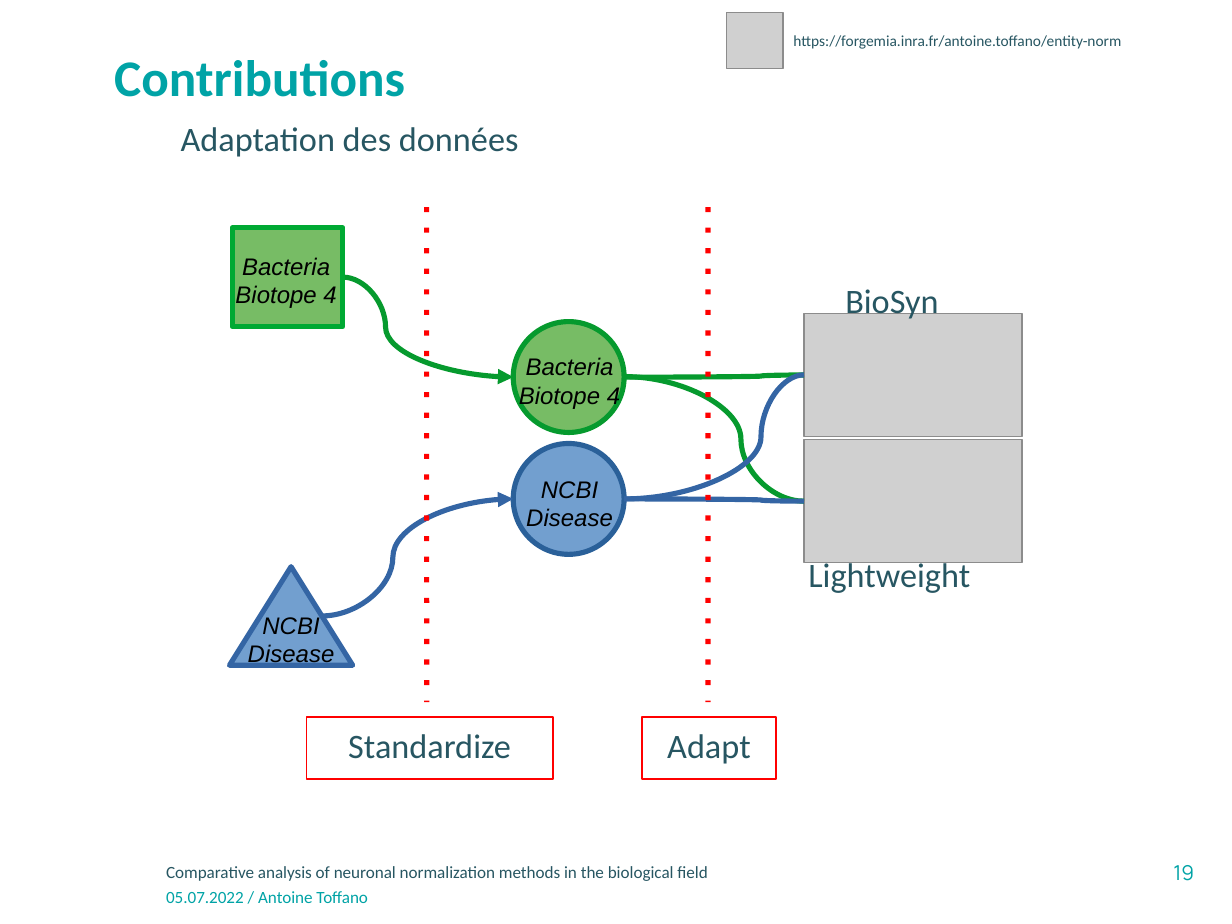
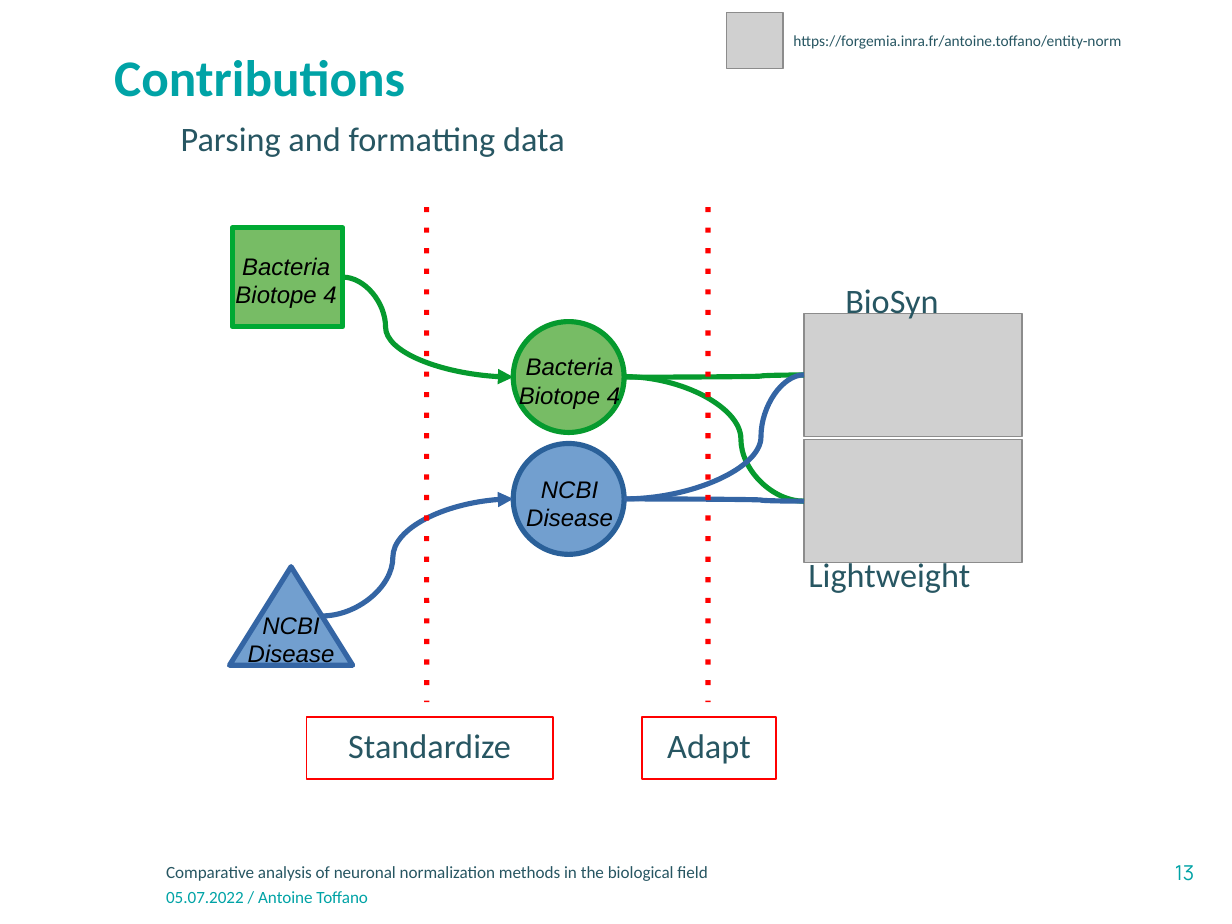
Before and after one commit to atoffano/entity-norm, a slide deck: slide 13 of Presentation-INRAE-format classique_v3.odp (slide 19 before the commit). Drawn at 1232x924 pixels with LibreOffice and Linux fonts; fonts in the diff are those of the drawing; grey boxes stand for pictures; background and template pictures are left out. Boxes give left, top, right and bottom in pixels: in the first picture for what was removed or moved away, otherwise in the second. Text is boxed around its words. In the diff, an @@ line names an element or a change of style, - is before the commit and + after.

```diff
--- a/Presentation-INRAE-format classique_v3.odp
+++ b/Presentation-INRAE-format classique_v3.odp
@@ text at box(181, 127, 565, 157): text changed @@
-Adaptation des données
+Parsing and formatting data
@@ page number at box(1175, 865, 1194, 881): text changed @@
-19
+13
```
Also in this commit, not shown: 12 other slides changed, 1 slide added, 1 slide removed, 3 other files.
